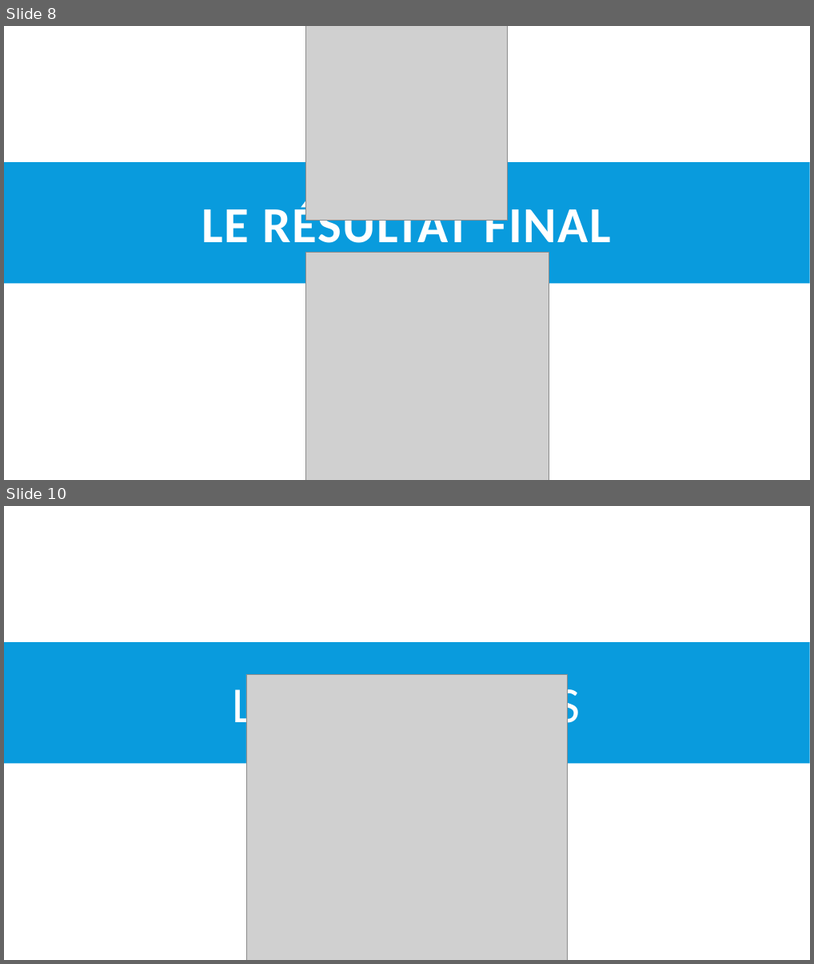
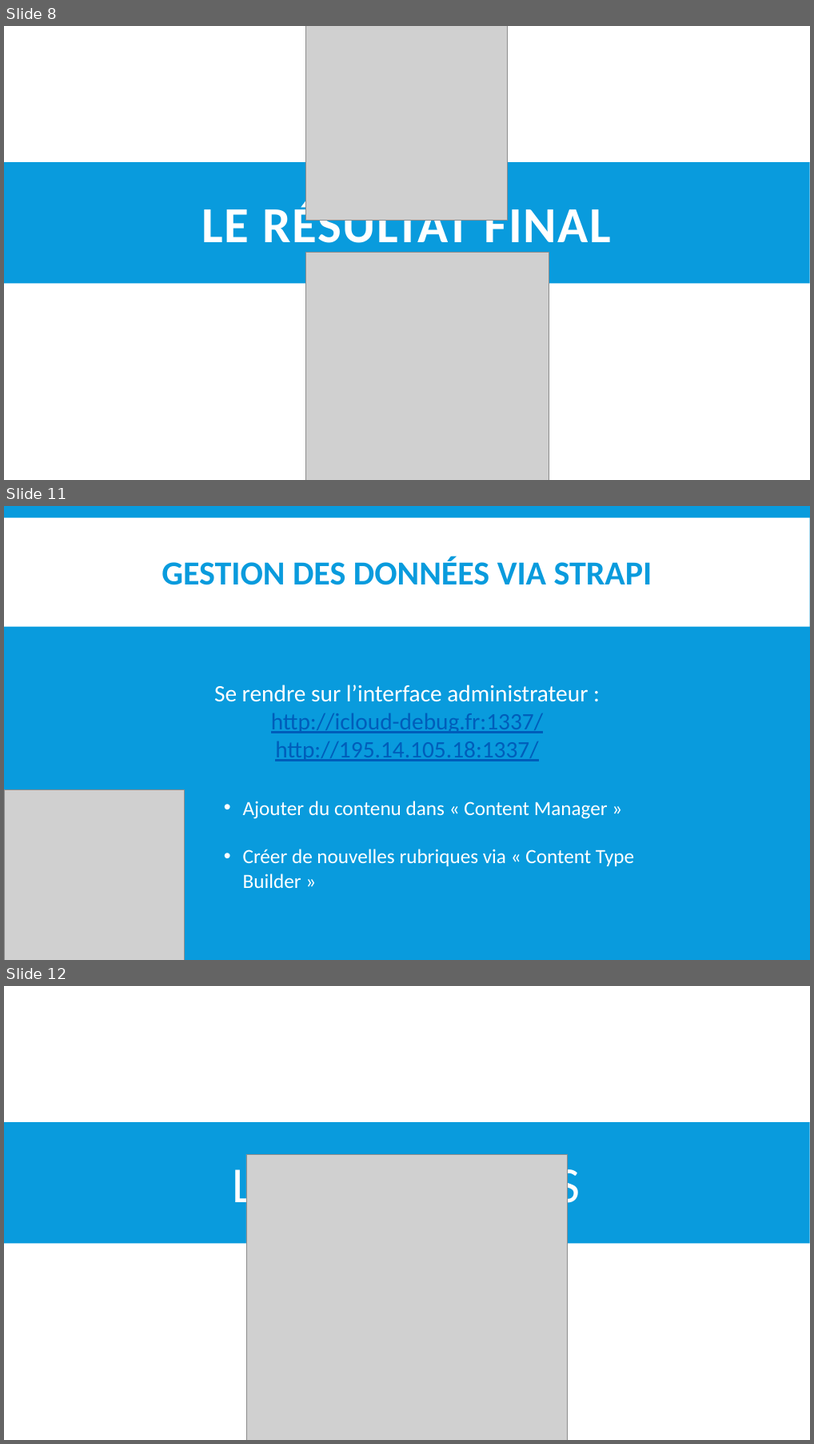
Before and after one commit to GrischK/EuroVelo-5, a slide deck: Ressources/Présentation Projet/Vélodyssée.pptx. Shown one above the other, each under a label of ours: slides 8 and 10 before the commit, slides 8, 11 and 12 after it; the slides between them are not shown. The pictures are 814x964 and 814x1444 pixels, drawn with LibreOffice and Linux fonts; fonts in the diff are those of the drawing; grey boxes stand for pictures. Boxes give left, top, right and bottom in pixels: in the first picture for what was removed or moved away, otherwise in the second. Text is boxed around its words. In the diff, an @@ line names an element or a change of style, - is before the commit and + after.

```diff
--- a/Ressources/Présentation Projet/Vélodyssée.pptx
+++ b/Ressources/Présentation Projet/Vélodyssée.pptx
@@ slide 11 added at bbox=[4, 506, 810, 960], background #099BDD @@
@@ rectangle added at bbox=[4, 517, 810, 626], fill #FFFFFF @@
@@ title added at bbox=[162, 556, 653, 585], 40 pt, text #099BDD, bold @@
+GESTION DES DONNÉES VIA STRAPI
@@ text added at bbox=[214, 684, 634, 888], 28 pt, text #FFFFFF @@
+Se rendre sur l’interface administrateur :
+http://icloud-debug.fr:1337/
+http://195.14.105.18:1337/
+        • Ajouter du contenu dans « Content Manager »
+        • Créer de nouvelles rubriques via « Content Type Builder »
@@ picture added at bbox=[4, 790, 184, 960] @@
@@ what was slide 10 is now slide 12 @@
```
Also in this commit, not shown: 3 slides changed, 1 other slide added, 1 slide removed.
